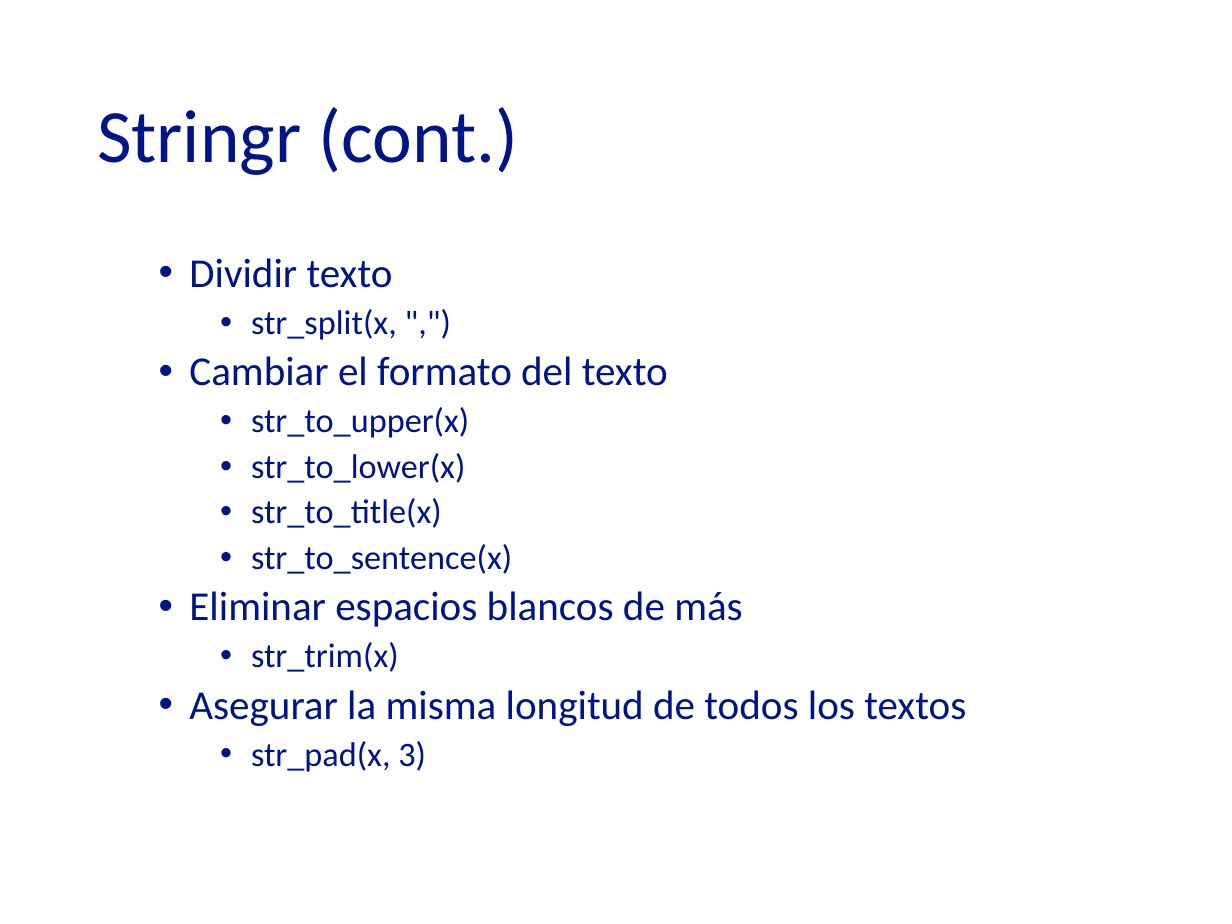
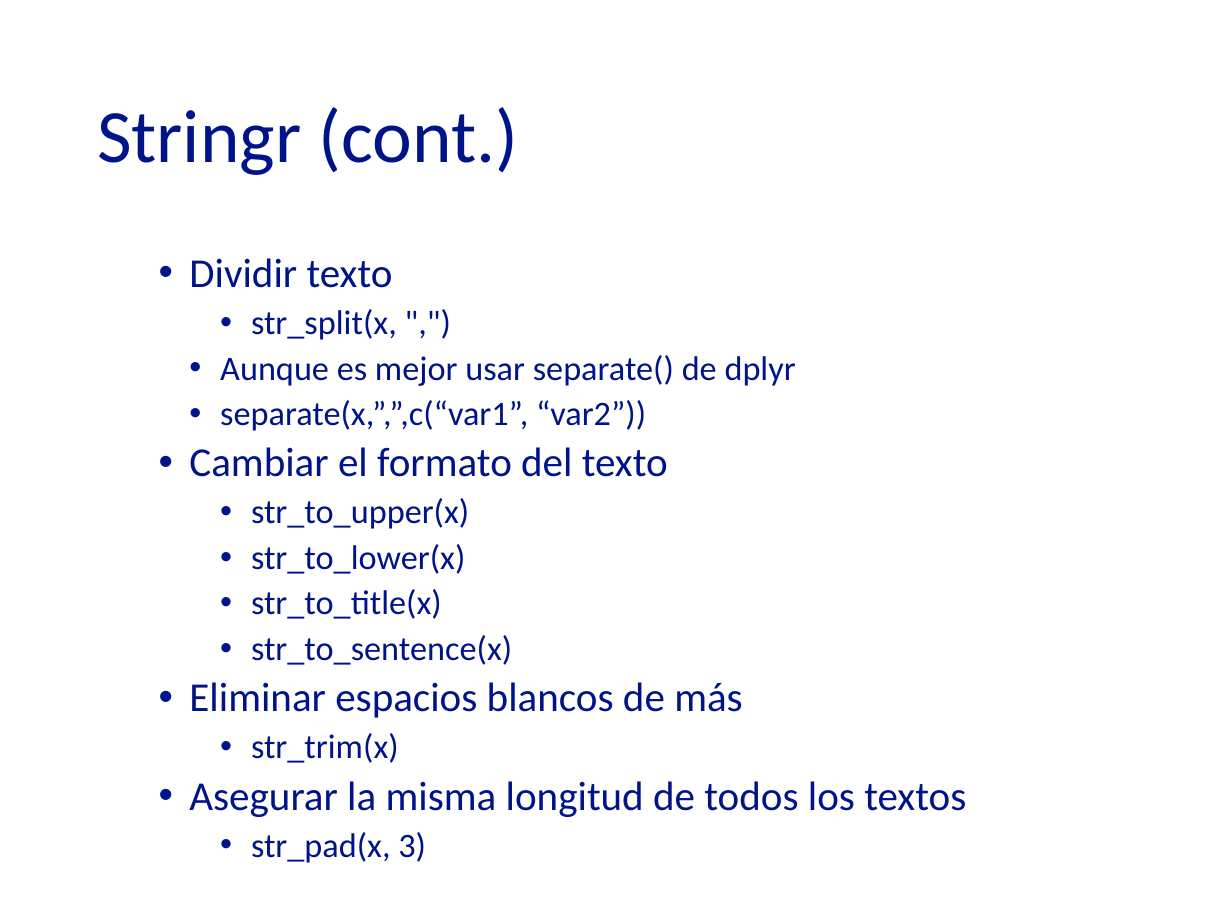
Before and after one commit to rosaagg/24-25_mape_talleres1, a slide deck: slide 33 of 0_presentaciones/24-25_TAPI_P2-3.pptx. Drawn at 1232x924 pixels with LibreOffice and Linux fonts; fonts in the diff are those of the drawing. Boxes give left, top, right and bottom in pixels: in the first picture for what was removed or moved away, otherwise in the second. Text is boxed around its words. In the diff, an @@ line names an element or a change of style, - is before the commit and + after.

Commit message:
update s3

```diff
--- a/0_presentaciones/24-25_TAPI_P2-3.pptx
+++ b/0_presentaciones/24-25_TAPI_P2-3.pptx
@@ text at (220, 355, 796, 431): paragraphs added @@
+    • Aunque es mejor usar separate() de dplyr
+    • separate(x,”,”,c(“var1”, “var2”))
```
